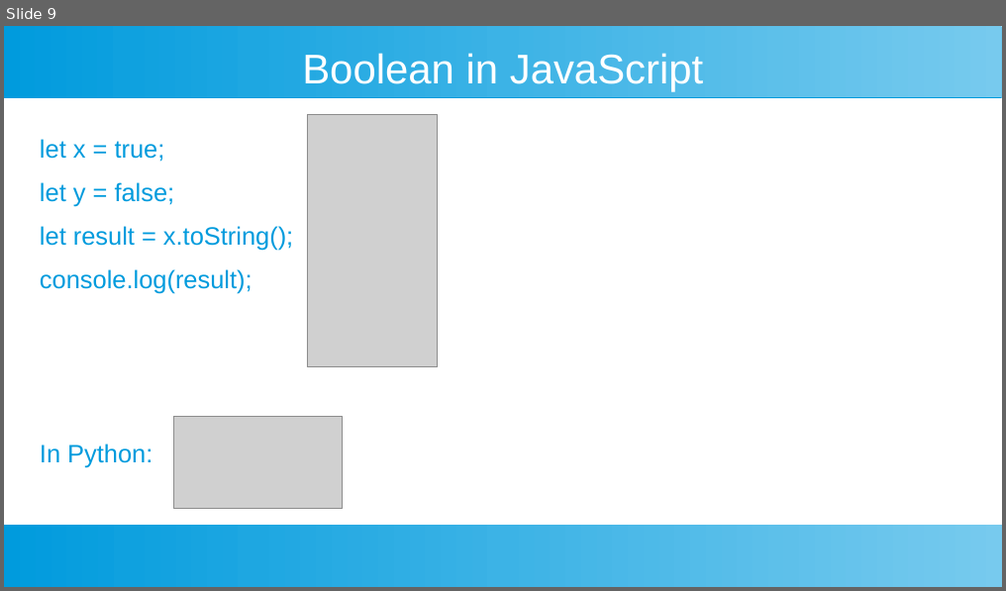
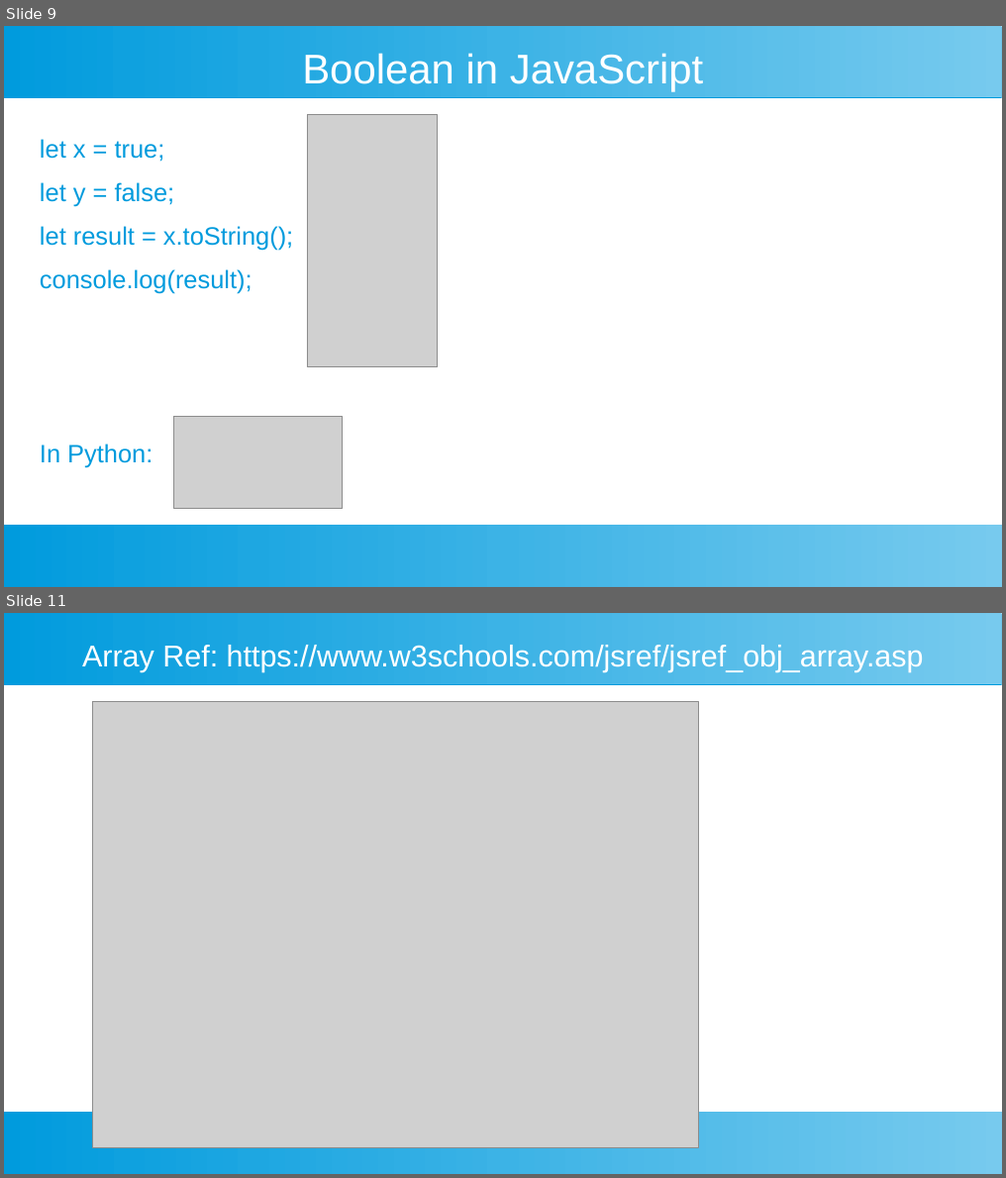
Before and after one commit to ashishjain1547/public_lessons_in_javascript, a slide deck: 2_Data Types in JavaScript/presentation.odp. Shown one above the other, each under a label of ours: slide 9 before the commit, slides 9 and 11 after it; the slides between them are not shown. The pictures are 1006x591 and 1006x1178 pixels, drawn with LibreOffice and Linux fonts; fonts in the diff are those of the drawing; grey boxes stand for pictures. Boxes give left, top, right and bottom in pixels: in the first picture for what was removed or moved away, otherwise in the second. Text is boxed around its words. In the diff, an @@ line names an element or a change of style, - is before the commit and + after.

```diff
--- a/2_Data Types in JavaScript/presentation.odp
+++ b/2_Data Types in JavaScript/presentation.odp
@@ slide 11 added at bbox=[4, 613, 1002, 1174], background #FFFFFF; not listed: 2 template elements that a slide beside it also shows @@
@@ title added at bbox=[82, 642, 924, 671], 24 pt, text #FFFFFF @@
+Array Ref: https://www.w3schools.com/jsref/jsref_obj_array.asp
@@ picture added at bbox=[93, 702, 699, 1149] @@
```
Also in this commit, not shown: 1 other slide added, 1 slide removed.
